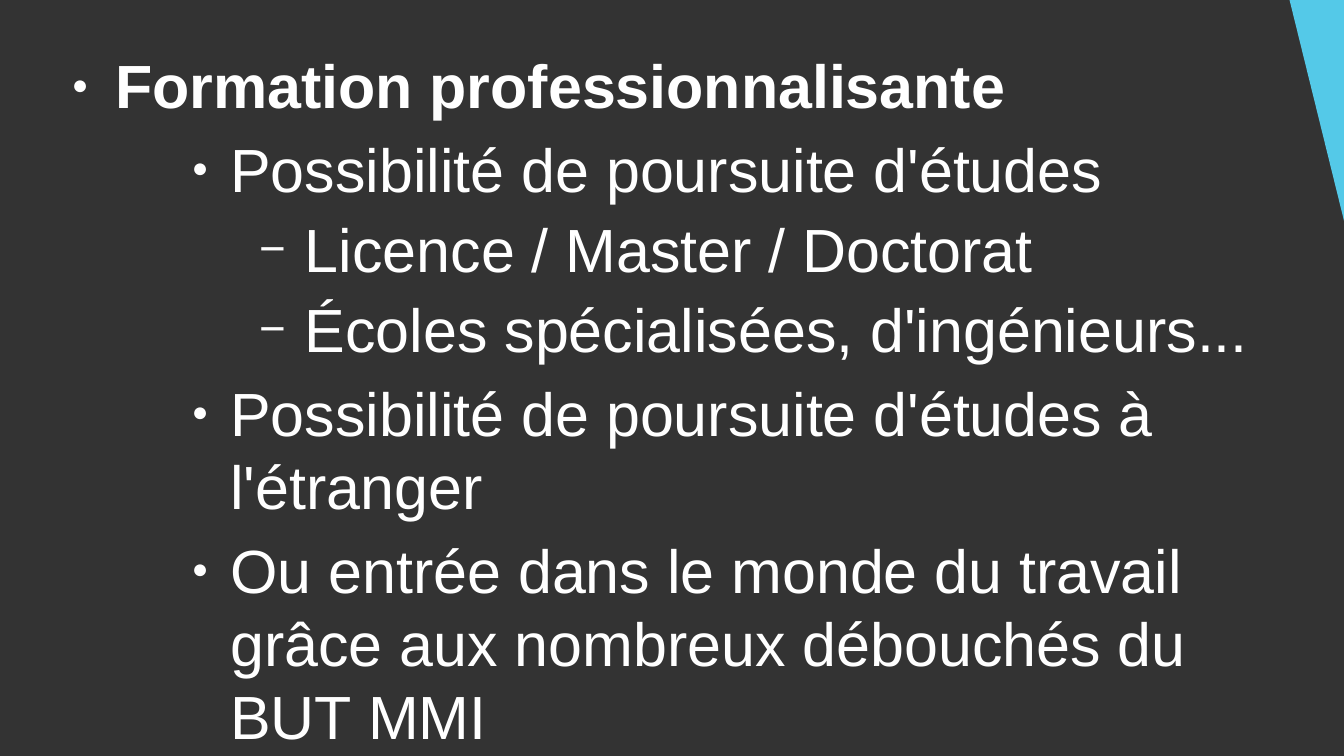
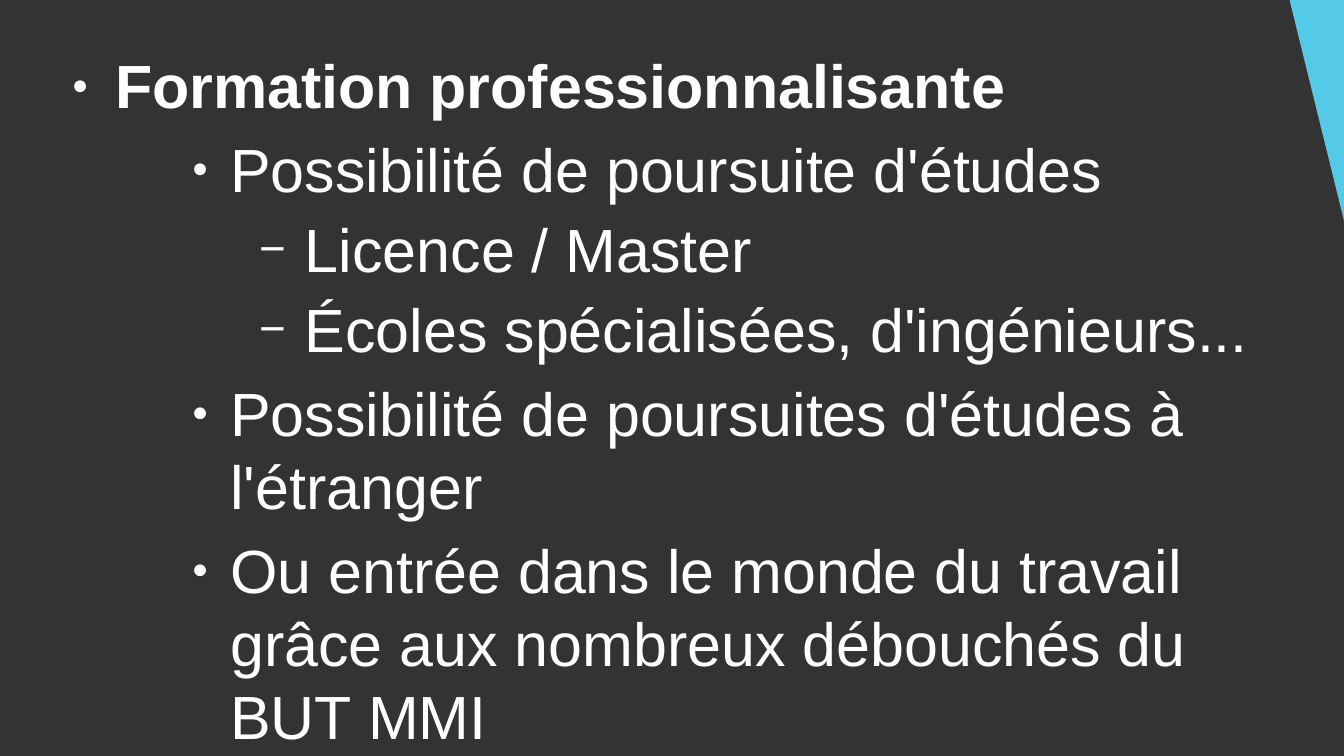
Before and after one commit to DanYellow/cours, a slide deck: slide 7 of presentation-formation-mmi/presentation.odp. Drawn at 1344x756 pixels with LibreOffice and Linux fonts; fonts in the diff are those of the drawing. Boxes give left, top, right and bottom in pixels: in the first picture for what was removed or moved away, otherwise in the second. Text is boxed around its words. In the diff, an @@ line names an element or a change of style, - is before the commit and + after.

```diff
--- a/presentation-formation-mmi/presentation.odp
+++ b/presentation-formation-mmi/presentation.odp
@@ text at (x1=305, y1=228, x2=752, y2=273): text changed @@
-      − Licence / Master / Doctorat
+      − Licence / Master
@@ text at (x1=230, y1=391, x2=1183, y2=521): text changed @@
-    ● Possibilité de poursuite d'études à l'étranger
+    ● Possibilité de poursuites d'études à l'étranger
```
Also in this commit, not shown: 9 other slides changed, 8 other files.
